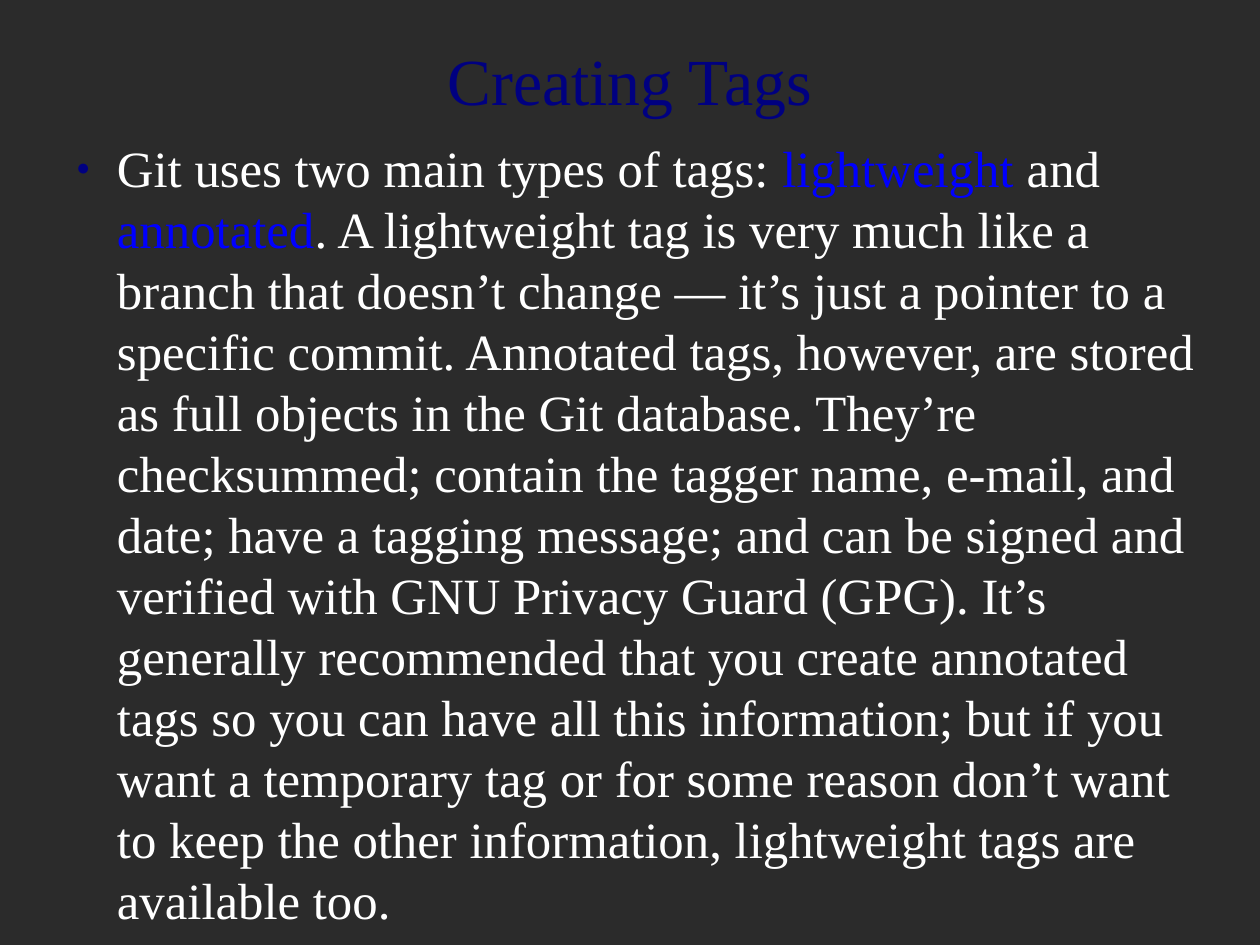
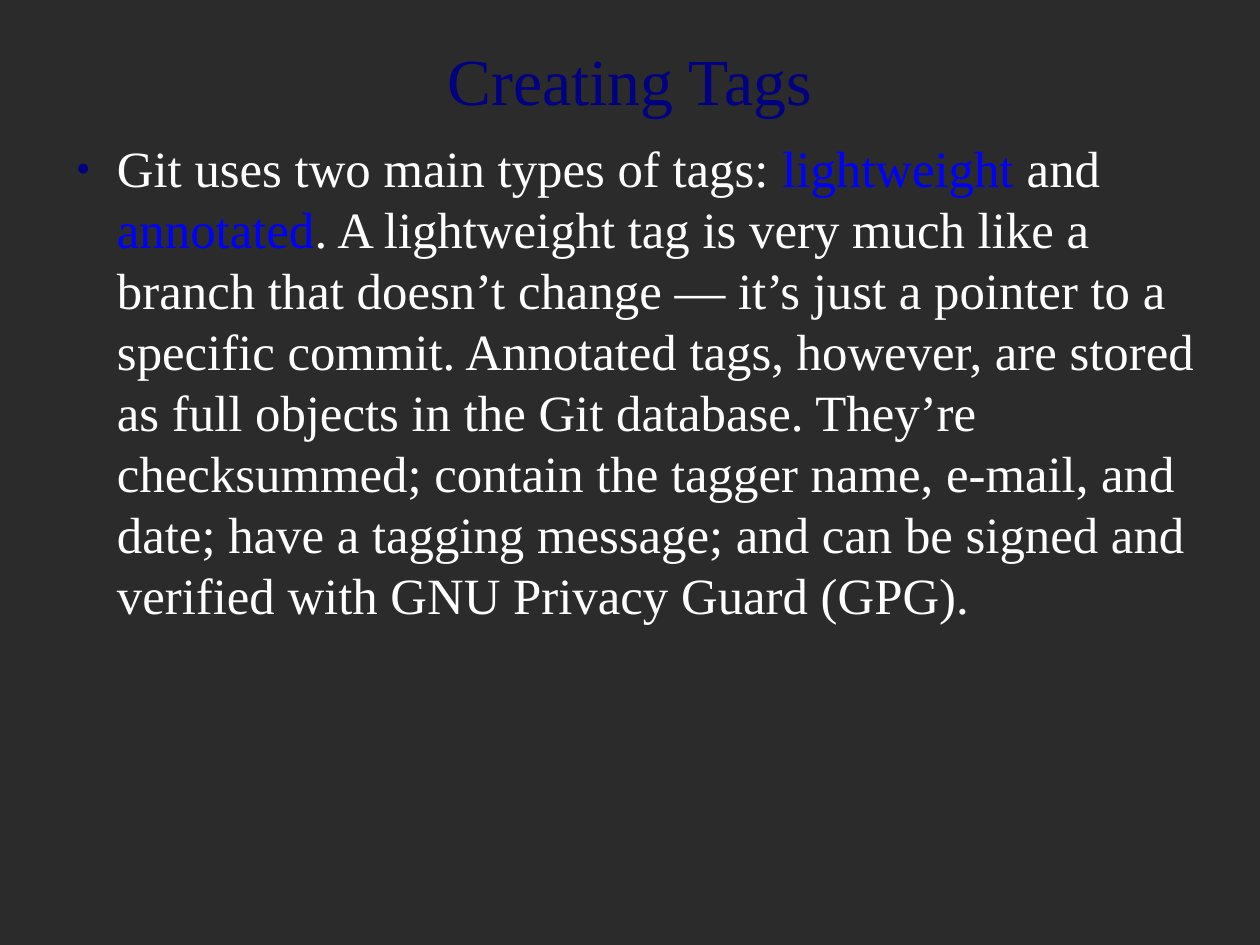
Before and after one commit to MariamP/myRepo, a slide deck: slide 16 of git_intro.odp. Drawn at 1260x945 pixels with LibreOffice and Linux fonts; fonts in the diff are those of the drawing; background and template pictures are left out; a plain dark background stands for a picture behind light text. Boxes give left, top, right and bottom in pixels: in the first picture for what was removed or moved away, otherwise in the second. Text is boxed around its words. In the diff, an @@ line names an element or a change of style, - is before the commit and + after.

```diff
--- a/git_intro.odp
+++ b/git_intro.odp
@@ text at [117,151,1194,625]: text changed @@
-● Git uses two main types of tags: lightweight and annotated. A lightweight tag is very much like a branch that doesn’t change — it’s just a pointer to a specific commit. Annotated tags, however, are stored as full objects in the Git database. They’re checksummed; contain the tagger name, e-mail, and date; have a tagging message; and can be signed and verified with GNU Privacy Guard (GPG). It’s generally recommended that you create annotated tags so you can have all this information; but if you want a temporary tag or for some reason don’t want to keep the other information, lightweight tags are available too.
+● Git uses two main types of tags: lightweight and annotated. A lightweight tag is very much like a branch that doesn’t change — it’s just a pointer to a specific commit. Annotated tags, however, are stored as full objects in the Git database. They’re checksummed; contain the tagger name, e-mail, and date; have a tagging message; and can be signed and verified with GNU Privacy Guard (GPG).
```
Also in this commit, not shown: 4 other slides changed, 1 slide added, 1 slide removed.
